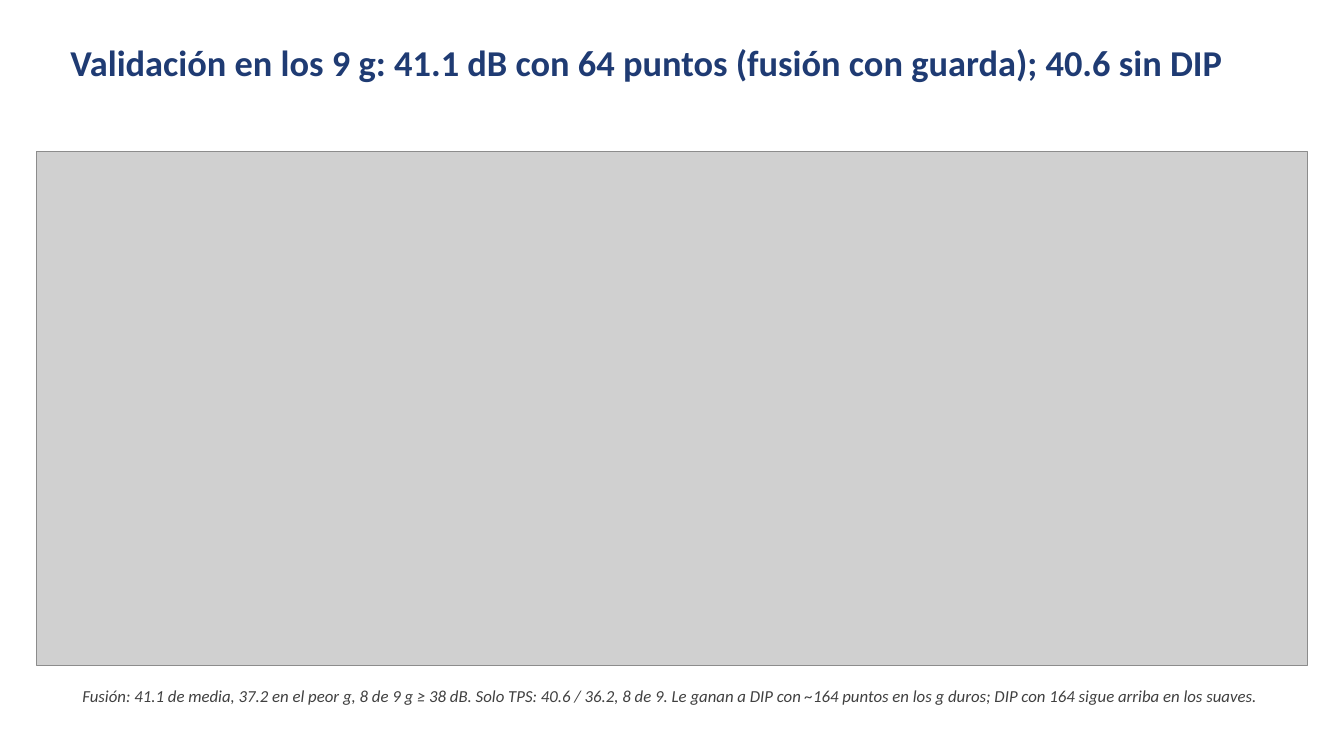
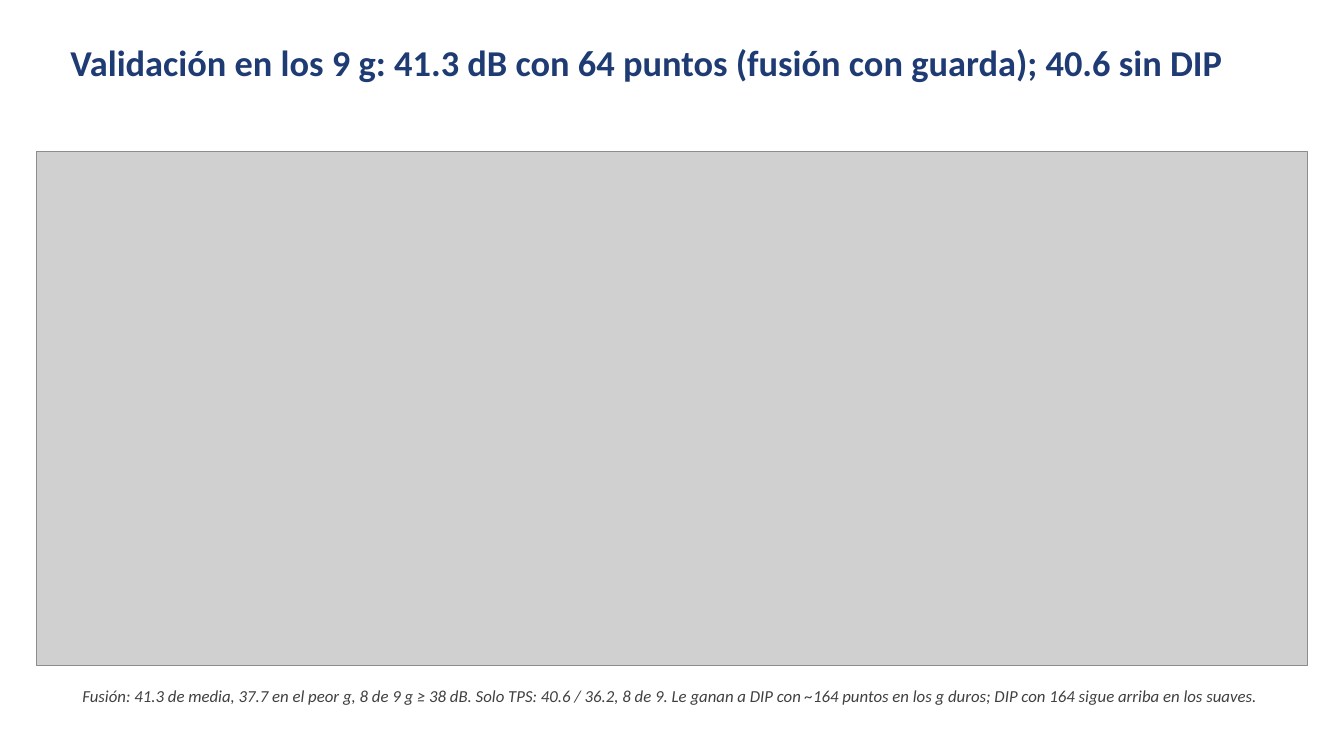
Before and after one commit to santiafonso/Tesis, a slide deck: slide 10 of presentaciones/presentacion4_autoexp/presentacion4_autoexp.pptx. Drawn at 1344x756 pixels with LibreOffice and Linux fonts; fonts in the diff are those of the drawing; grey boxes stand for pictures. Boxes give left, top, right and bottom in pixels: in the first picture for what was removed or moved away, otherwise in the second. Text is boxed around its words. In the diff, an @@ line names an element or a change of style, - is before the commit and + after.

```diff
--- a/presentaciones/presentacion4_autoexp/presentacion4_autoexp.pptx
+++ b/presentaciones/presentacion4_autoexp/presentacion4_autoexp.pptx
@@ text at (x1=70, y1=49, x2=1222, y2=82): text changed @@
-Validación en los 9 g: 41.1 dB con 64 puntos (fusión con guarda); 40.6 sin DIP
+Validación en los 9 g: 41.3 dB con 64 puntos (fusión con guarda); 40.6 sin DIP
@@ text at (x1=82, y1=690, x2=1256, y2=705): text changed @@
-Fusión: 41.1 de media, 37.2 en el peor g, 8 de 9 g ≥ 38 dB. Solo TPS: 40.6 / 36.2, 8 de 9. Le ganan a DIP con ~164 puntos en los g duros; DIP con 164 sigue arriba en los suaves.
+Fusión: 41.3 de media, 37.7 en el peor g, 8 de 9 g ≥ 38 dB. Solo TPS: 40.6 / 36.2, 8 de 9. Le ganan a DIP con ~164 puntos en los g duros; DIP con 164 sigue arriba en los suaves.
```
Also in this commit, not shown: 1 other slide changed, 2 slides added, 26 other files.
